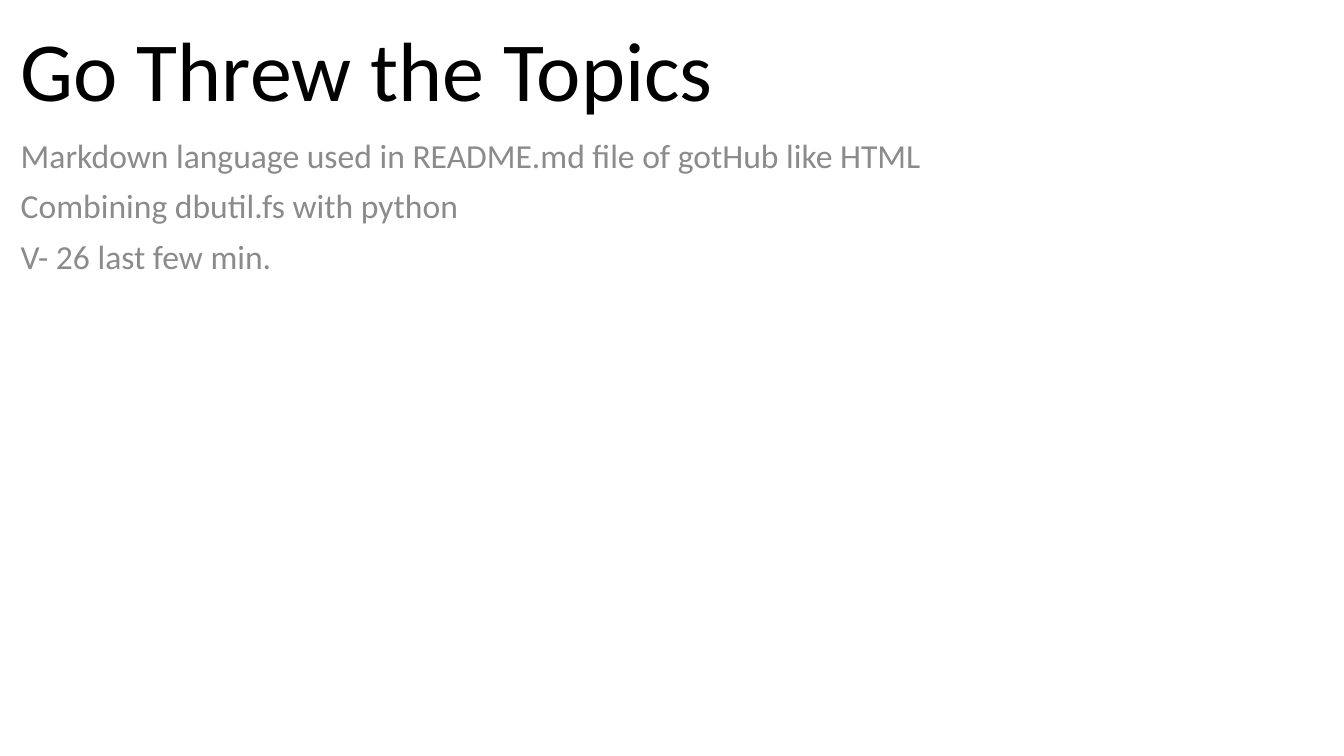
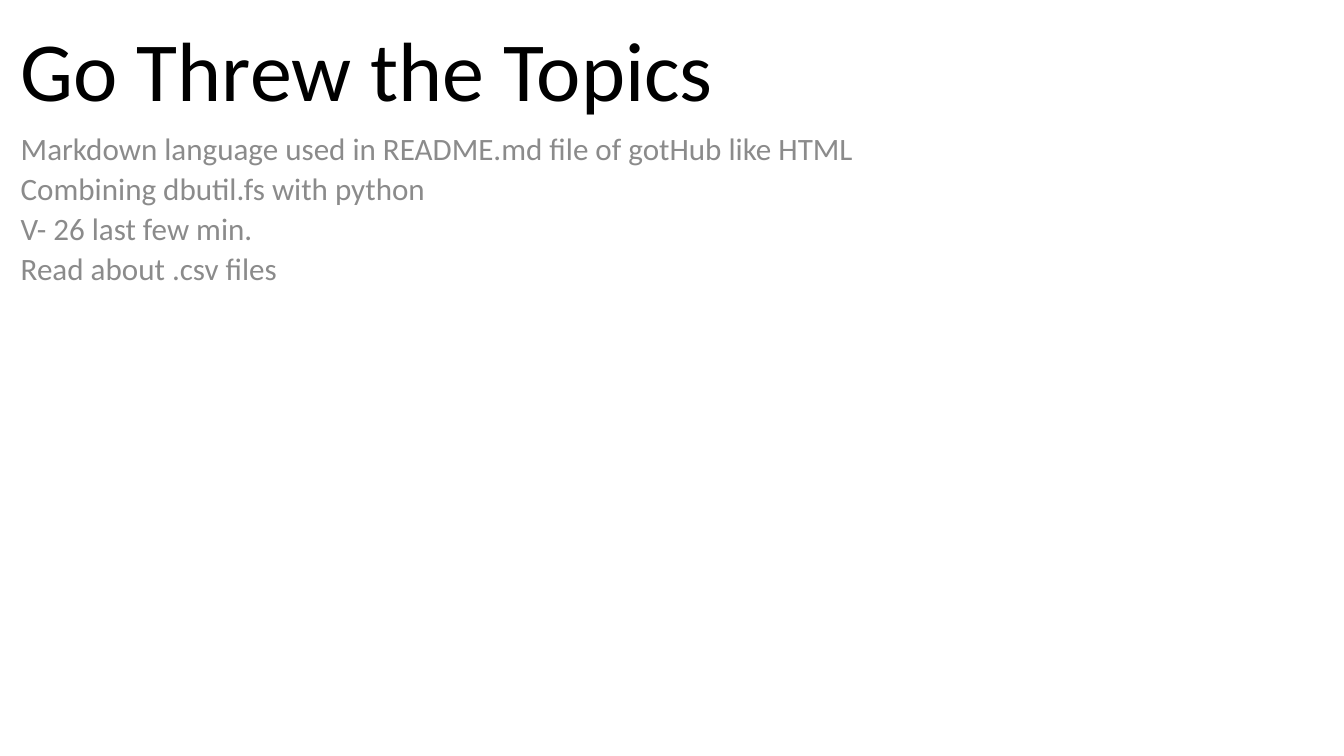
Before and after one commit to Hamza20203064/QuantumFlow-Databricks-ETL, a slide deck: slide 1 of Azure Databricks.pptx. Drawn at 1344x756 pixels with LibreOffice and Linux fonts; fonts in the diff are those of the drawing. Boxes give left, top, right and bottom in pixels: in the first picture for what was removed or moved away, otherwise in the second. Text is boxed around its words. In the diff, an @@ line names an element or a change of style, - is before the commit and + after.

```diff
--- a/Azure Databricks.pptx
+++ b/Azure Databricks.pptx
@@ text at (x1=21, y1=138, x2=852, y2=240): size 24 to 22.2 pt in "Markdown language used in README.md file of ...", "Combining dbutil.fs with python", "V- 26 last few min."; line spacing 0.9 to 0.7 @@
@@ text at (x1=21, y1=258, x2=277, y2=280): paragraph added @@
+Read about .csv files
```
Also in this commit, not shown: 3 other slides changed, 33 slides added, 22 other files.
